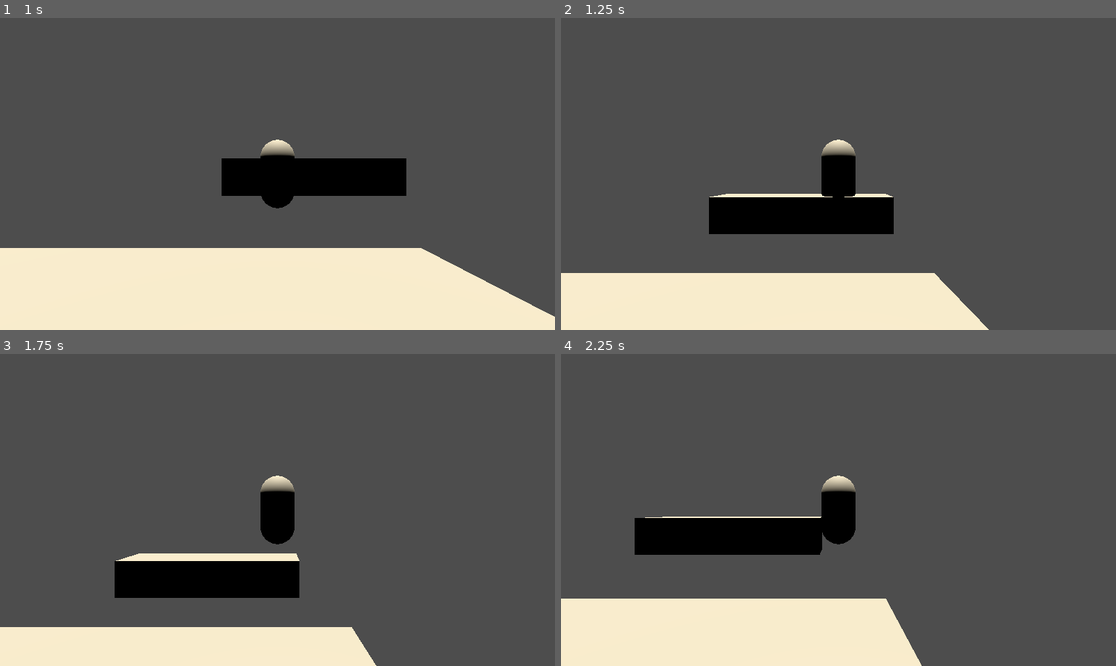
Above: before the commit, frames 1-4 (two rows, left to right).
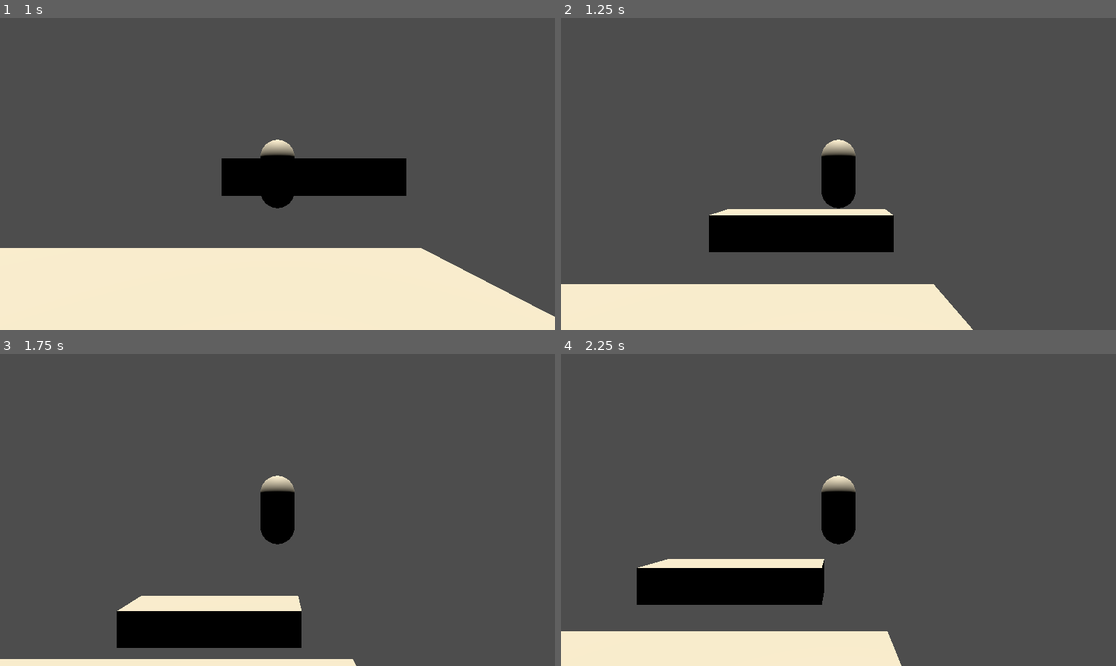
Above: after the commit, the same moments.

Repository: RadianceStorm/J226-Smash
Game: Godot game, scene res://temp.tscn
Two runs of this game, one before a commit and one after it. Both use one fixed random seed, a clock stepped at 60 frames per second and the inputs below. The project has no main scene, so this scene is started directly.
Inputs:
- Up to frame 1 (1 s): hold D (move_right) from 0.53 s (still down); tap Space (jump) at 0.77 s
- Up to frame 2 (1.25 s): keep holding D (move_right)
- Up to frame 3 (1.75 s): release D (move_right) at 1.28 s; hold S (move_down) from 1.28 s (still down); tap Space (jump) at 1.52 s
- Up to frame 4 (2.25 s): release S (move_down) at 2.03 s; hold D (move_right) from 2.03 s (still down)

Frame 1 is identical in both runs. In frame 2, 6.8% of the frame differs, in the area x 0-78%, y 56-100%; in frame 3, 14%; in frame 4, 15%, in the area x 0-65%, y 52-100%.

Commit message:
Did some stuff
slightly less broken now

Diff:
--- a/scenes/fighters/fighter_base.gd
+++ b/scenes/fighters/fighter_base.gd
@@ -17,7 +17,7 @@
 # --- Hitbox Sides ---
 @onready var _collision_shape: CollisionShape3D = $HitboxRoot
 
-func _get_box_edges() -> Dictionary:
+func _get_hitbox_bounds() -> Dictionary:
 	var shape := _collision_shape.shape as BoxShape3D
 	var origin := _collision_shape.global_position
 	return {
@@ -53,7 +53,6 @@
 # --- Aerial State ---
 var double_jumps_remaining: int = 0
 var fastfalling: bool = false
-var _dropping_through: bool = false
 
 # --- Jumpsquat ---
 var _jumpsquat_frames_remaining: int = 0
@@ -176,7 +175,7 @@
 	vel.x = move_toward(vel.x, target_x, stats.air_speed * stats.air_acceleration)
 
 	# Fastfall
-	if _down_tapped and not fastfalling and vel.y <= 0.0 and not _dropping_through:
+	if _down_tapped and not fastfalling and vel.y <= 0.0:
 		fastfalling = true
 		print("[FASTFALL] Started")
 
@@ -252,63 +251,51 @@
 func _apply_move() -> void:
 	var was_grounded := grounded
 
-# --- Soft platform logic ---
-
-	var holding_down  := Input.is_action_pressed("move_down")
-
-	var edges := _get_box_edges()
+	floor_snap_length = 0.15 if (state == State.GROUNDED or state == State.JUMPSQUAT) else 0.0
+	velocity = vel
+	move_and_slide()
+	vel = velocity
+
+	grounded     = is_on_floor()
+	floor_normal = get_floor_normal() if grounded else Vector3.UP
+	global_position.z = 0.0
+
+	if grounded and not was_grounded:
+		_on_land()
+	elif not grounded and was_grounded and state != State.JUMPSQUAT:
+		left_ground.emit()
+		print("[GROUND] Left ground")
+		_set_state(State.AIRBORNE)
+
+	# Soft platform mask set AFTER move_and_slide — applies to next frame
+	var holding_down := Input.is_action_pressed("move_down")
+	var bounds := _get_hitbox_bounds()
 
 	var should_collide := true
 	if holding_down:
 		should_collide = false
 	else:
 		for platform in _soft_platforms:
-			var p_top: float = platform.top_y
-			var p_left: float = platform.left_x
+			var p_top:   float = platform.top_y
+			var p_left:  float = platform.left_x
 			var p_right: float = platform.right_x
-			if edges.bottom < p_top:
+			if bounds.bottom < p_top:
+				should_collide = false
+				floor_snap_length = 0.0
+				break
+			if bounds.left > p_right:
 				should_collide = false
 				break
-			if edges.left > p_right:
+			if bounds.right < p_left:
 				should_collide = false
 				break
-			if edges.right < p_left:
-				should_collide = false
-				break
-
+			print("bounds.bottom: ", snappedf(bounds.bottom, 0.001), " | p_top: ", snappedf(p_top, 0.001), " | bottom < top: ", bounds.bottom < p_top)
+			print("bounds.left: ", snappedf(bounds.left, 0.001), " | p_right: ", snappedf(p_right, 0.001), " | left > right: ", bounds.left > p_right)
+			print("bounds.right: ", snappedf(bounds.right, 0.001), " | p_left: ", snappedf(p_left, 0.001), " | right < left: ", bounds.right < p_left)
+			print("should_collide result: ", should_collide)
+
+	print("MASK SET TO: ", should_collide)
 	set_collision_mask_value(2, should_collide)
-
-	var above_any_soft := false
-	for platform in _soft_platforms:
-		break
-
-	set_collision_mask_value(2, above_any_soft and not holding_down)
-
-# --- Move and Slide ---
-	var pre_move_x := global_position.x
-	velocity = vel
-	move_and_slide()
-	vel = velocity
-
-# Soft platforms have no horizontal collision — restore x vel if sideways hit
-	for i in get_slide_collision_count():
-		var col := get_slide_collision(i)
-		if col.get_collider().get_collision_layer_value(2):
-			if abs(col.get_normal().x) > 0.7:
-				global_position.x = pre_move_x
-				vel.x = velocity.x
-				break
-
-	grounded     = is_on_floor()
-	floor_normal = get_floor_normal() if grounded else Vector3.UP
-	global_position.z = 0.0
-
-	if grounded and not was_grounded:
-		_on_land()
-	elif not grounded and was_grounded and state != State.JUMPSQUAT:
-		left_ground.emit()
-		print("[GROUND] Left ground")
-		_set_state(State.AIRBORNE)
 
 func _on_land() -> void:
 	fastfalling              = false
@@ -395,3 +382,9 @@
 		str(double_jumps_remaining),
 		str(vel.round())
 	])
+	var bounds := _get_hitbox_bounds()
+	print("Hitbox — left: %s | right: %s | bottom: %s" % [
+		str(snappedf(bounds.left,   0.001)),
+		str(snappedf(bounds.right,  0.001)),
+		str(snappedf(bounds.bottom, 0.001)),
+	])
